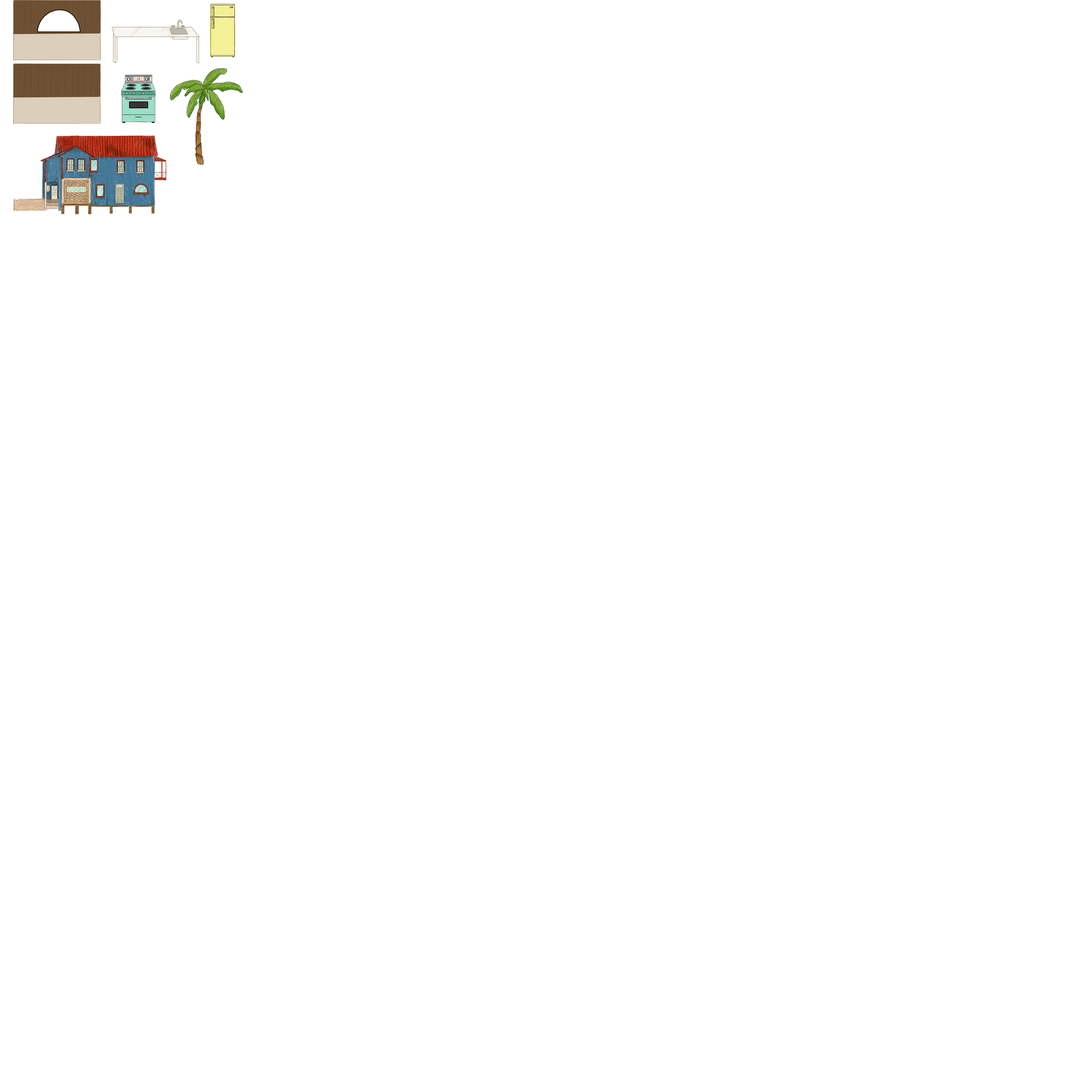
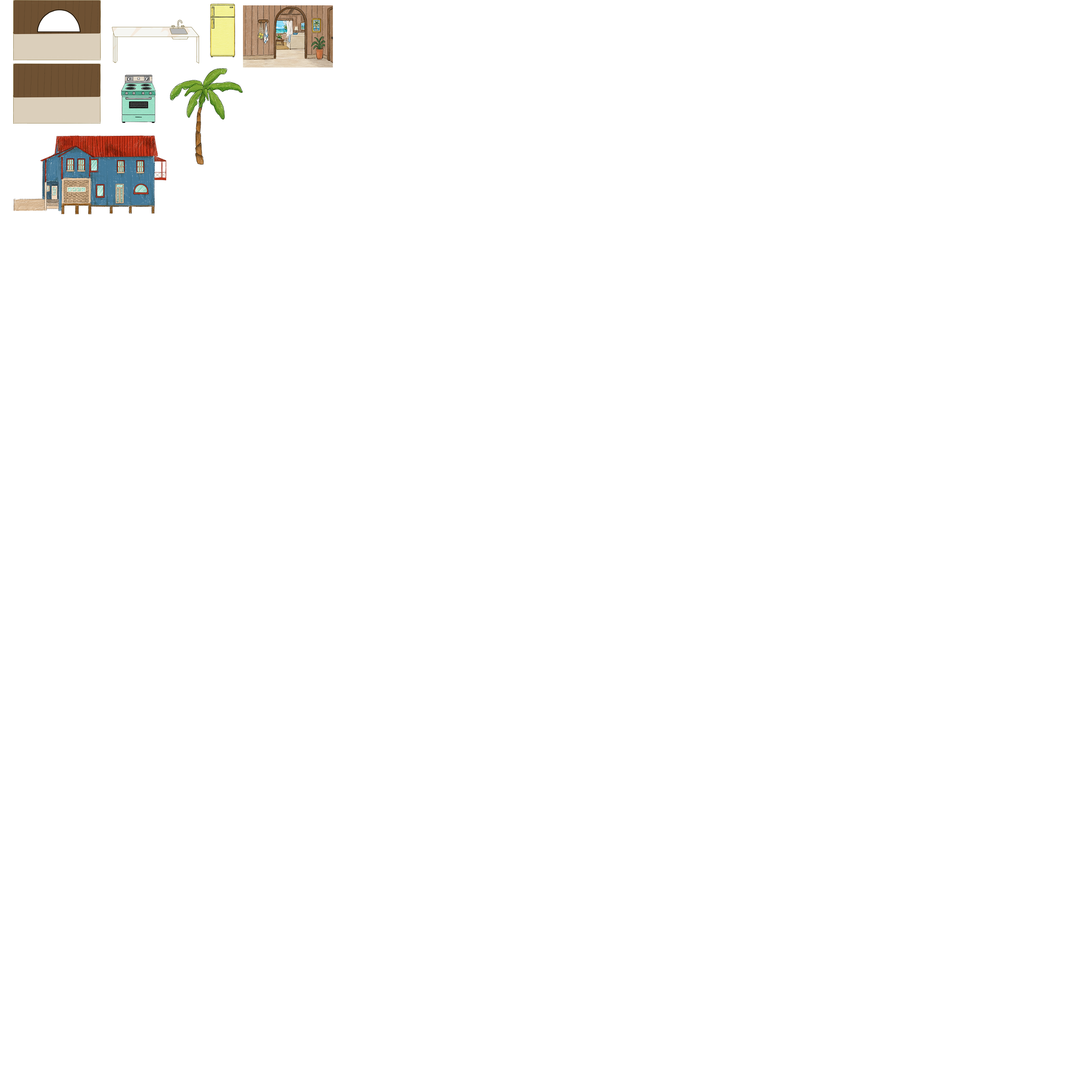
Before/after of a (1091, 1091) layered artwork. What changed in the layer stack:
added layer "Capa 3" above "Nevera" over [243, 5, 334, 68]
